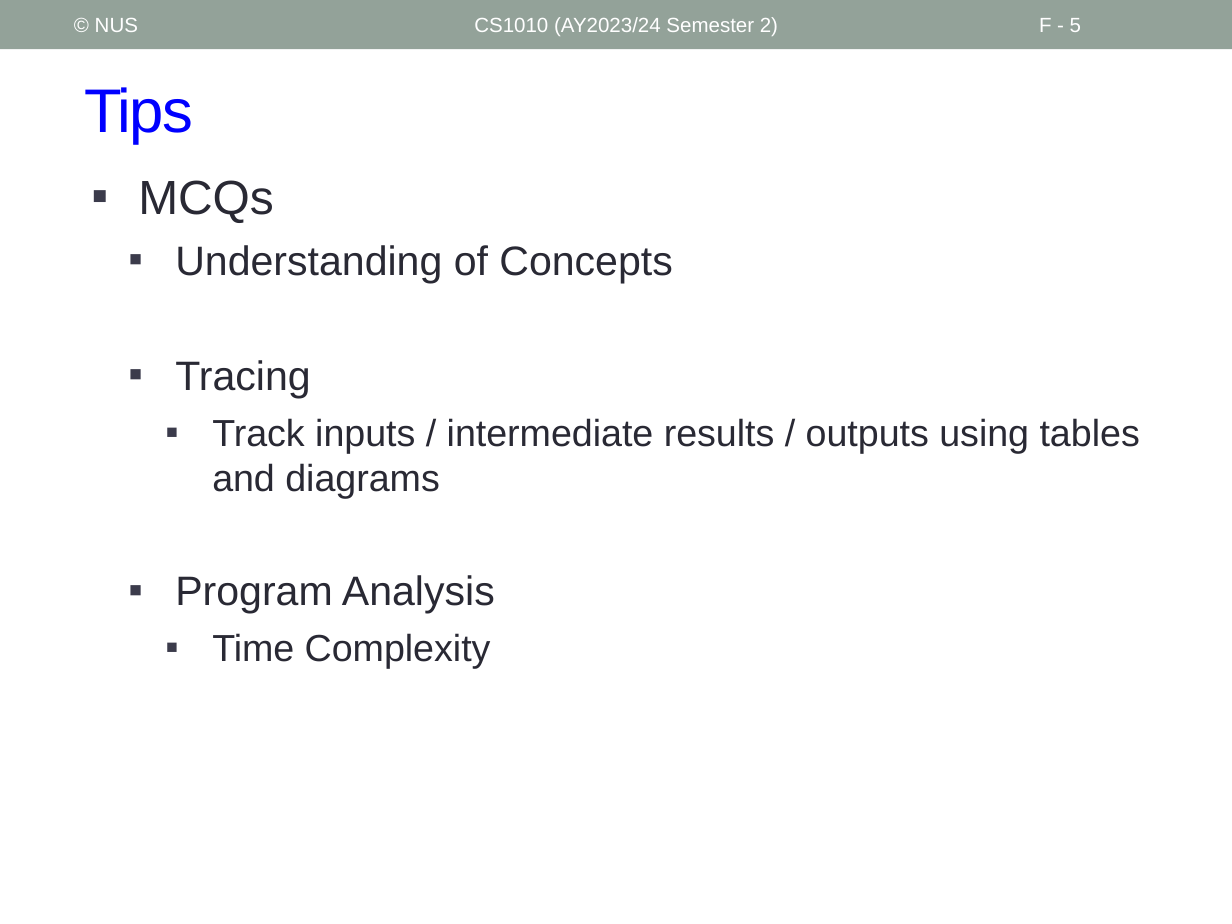
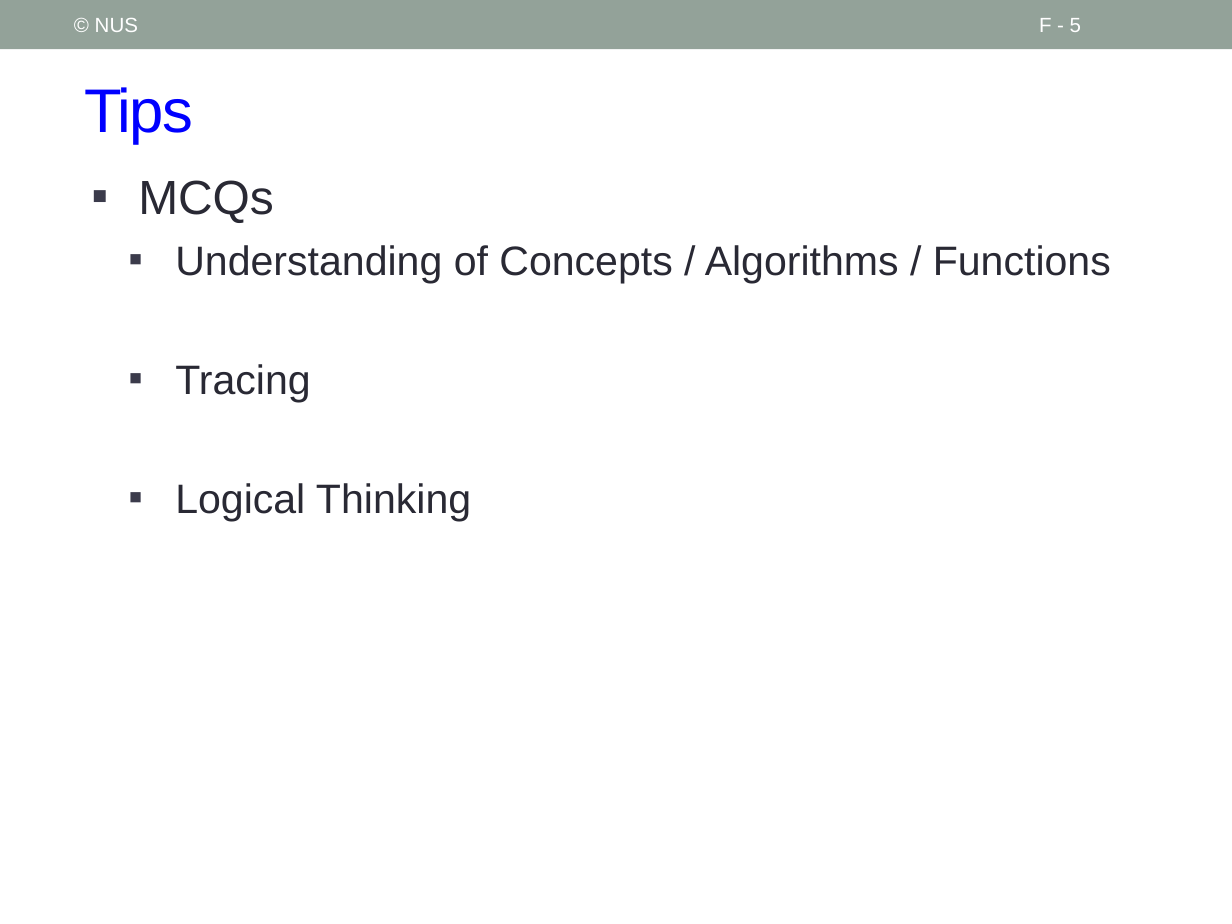
Before and after one commit to nus-cs1010-2425-s2/website, a slide deck: slide 5 of slides/Future.pptx. Drawn at 1232x924 pixels with LibreOffice and Linux fonts; fonts in the diff are those of the drawing. Boxes give left, top, right and bottom in pixels: in the first picture for what was removed or moved away, otherwise in the second. Text is boxed around its words. In the diff, an @@ line names an element or a change of style, - is before the commit and + after.

```diff
--- a/slides/Future.pptx
+++ b/slides/Future.pptx
@@ text removed at [474, 17, 778, 36] @@
-CS1010 (AY2023/24 Semester 2)
@@ text at [175, 245, 1111, 283]: text changed @@
-  ▪ Understanding of Concepts
+  ▪ Understanding of Concepts / Algorithms / Functions
@@ text at [175, 483, 471, 521]: text changed; size 22 to 24 pt @@
-    ▪ Track inputs / intermediate results / outputs using tables and diagrams
-  ▪ Program Analysis
-    ▪ Time Complexity
+  ▪ Logical Thinking
```
Also in this commit, not shown: 11 other slides changed, 3 other files.
